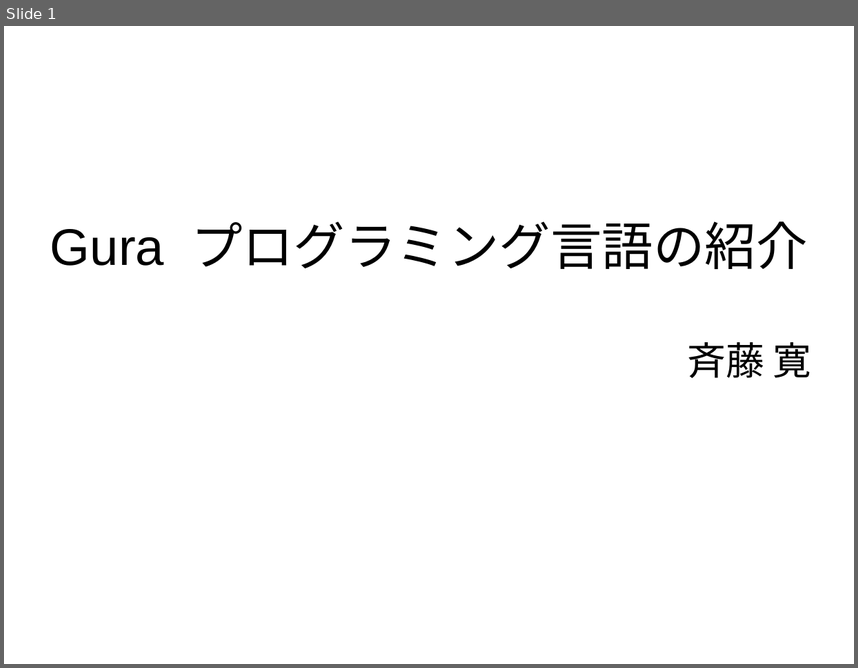
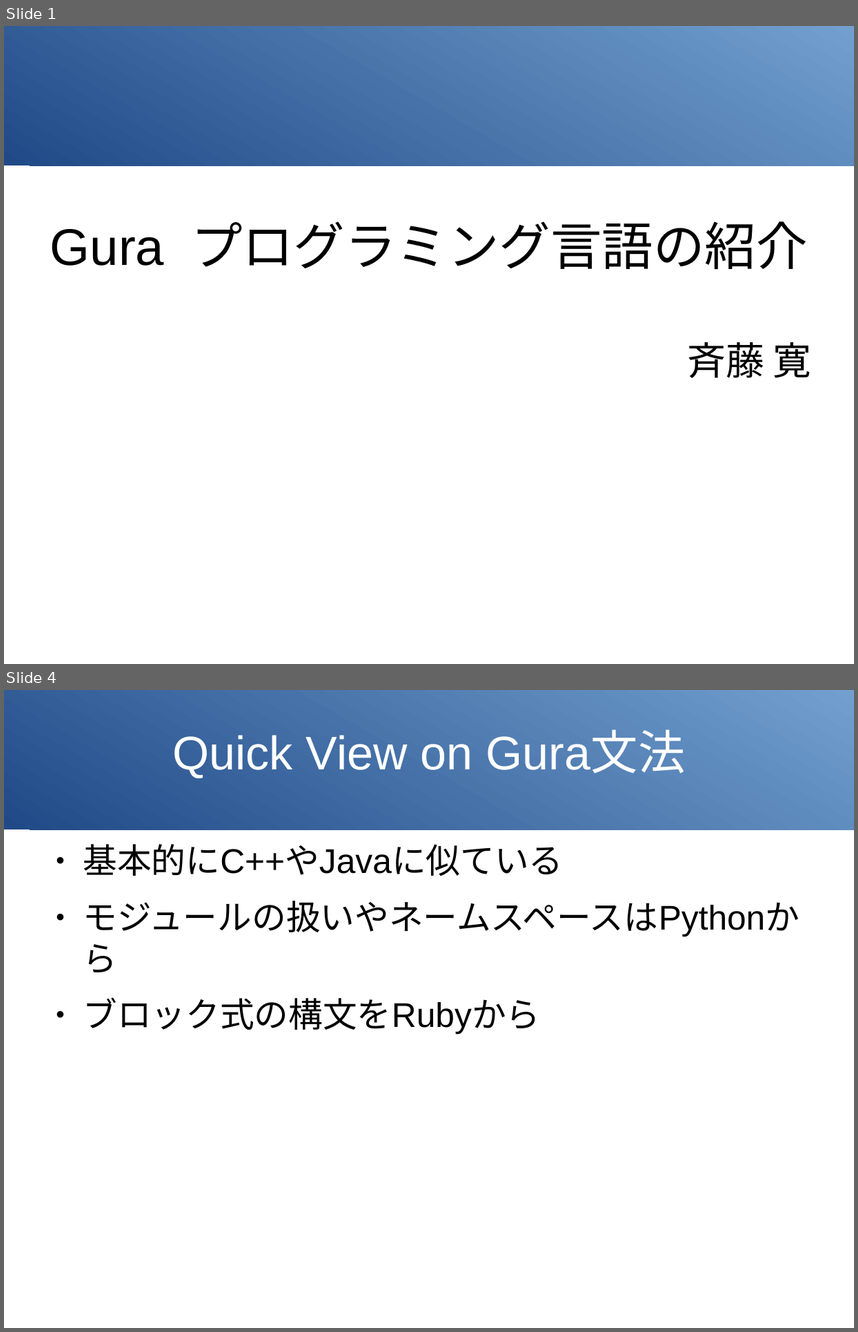
Before and after one commit to gura-lang/gura-doc, a slide deck: presentation/gura-intro.odp. Shown one above the other, each under a label of ours: slide 1 before the commit, slides 1 and 4 after it; the slides between them are not shown. The pictures are 858x668 and 858x1332 pixels, drawn with LibreOffice and Linux fonts; fonts in the diff are those of the drawing; background and template pictures are left out. Boxes give left, top, right and bottom in pixels: in the first picture for what was removed or moved away, otherwise in the second. Text is boxed around its words. In the diff, an @@ line names an element or a change of style, - is before the commit and + after.

```diff
--- a/presentation/gura-intro.odp
+++ b/presentation/gura-intro.odp
@@ slide 4 added at (x1=4, y1=690, x2=854, y2=1328), background #FFFFFF; not listed: 1 template element that a slide beside it also shows @@
@@ title added at (x1=172, y1=732, x2=685, y2=778), 44 pt, text #FFFFFF @@
+Quick View on Gura文法
@@ text added at (x1=83, y1=844, x2=800, y2=1034), 32 pt, text #000000 @@
+● 基本的にC++やJavaに似ている
+● モジュールの扱いやネームスペースはPythonから
+● ブロック式の構文をRubyから
@@ slide 1 changed as well @@
@@ rectangle added at (x1=4, y1=26, x2=854, y2=165), fill gradient #204A87 to #729FCF @@
```
Also in this commit, not shown: 13 other slides added, 2 slides removed.
